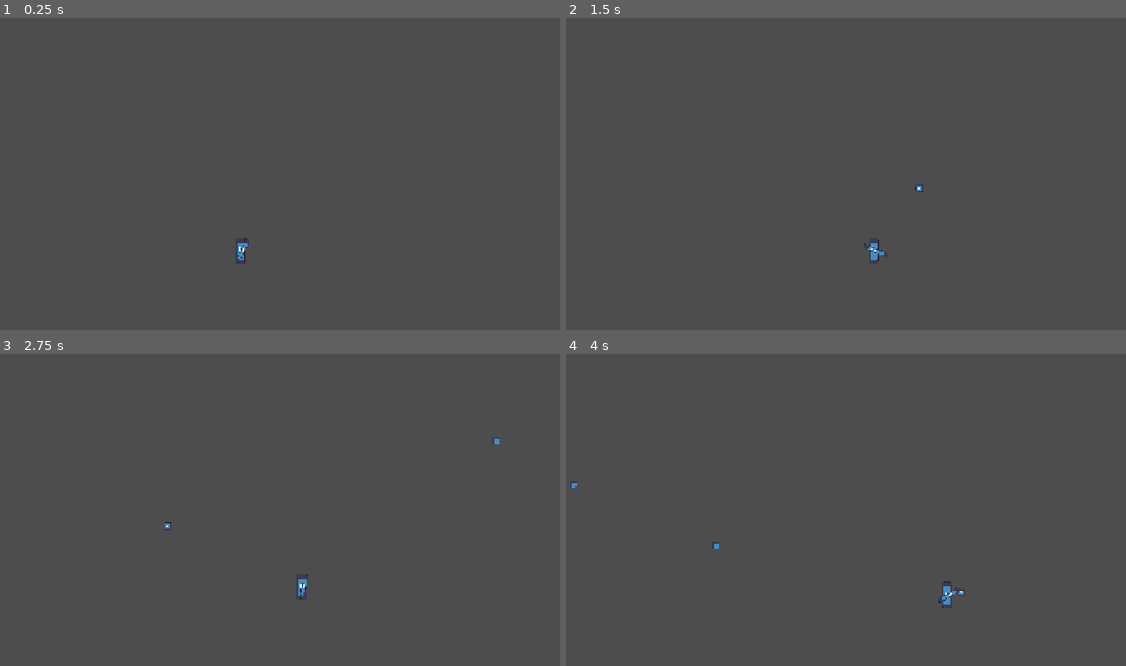
Above: before the commit, frames 1-4 (two rows, left to right).
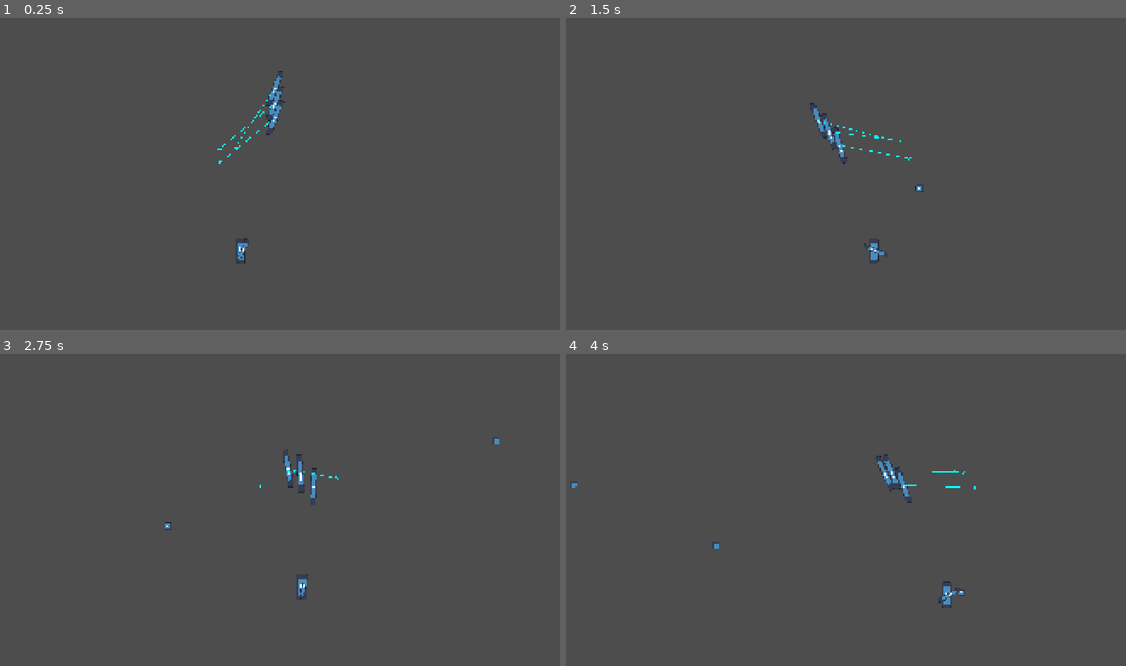
Above: after the commit, the same moments.

Repository: MrPanda05/proto-game
Game: Godot game, scene res://Levels/TestLevel.tscn
Same seed, same stepped clock (60 frames per second), same inputs: the game is played once before the commit and once after it. The engine's default icon, where the game draws it, is replaced by a stand-in: a white triangle on a blue panel in a dark square.
Inputs (mouse positions are in pixels of both pictures, inside the frame that each line leads up to):
- Up to frame 1 (0.25 s): no input
- Up to frame 2 (1.5 s): move the mouse to (969, 158) at 0.52 s; hold D (Right) from 0.53 s (still down); tap Q (AutoAim) at 0.6 s; tap W (Jump) at 0.77 s; move the mouse to (728, 189) at 1.27 s; click (728, 189) at 1.35 s
- Up to frame 3 (2.75 s): tap W (Jump) at 1.52 s; move the mouse to (336, 441) at 2.02 s; release D (Right) at 2.03 s; hold A (Left) from 2.03 s (still down); tap Q (AutoAim) at 2.1 s
- Up to frame 4 (4 s): move the mouse to (818, 572) at 2.77 s; release A (Left) at 2.78 s; hold D (Right) from 2.78 s (still down); click (818, 572) at 2.85 s; tap W (Jump) at 3.02, 3.77 s; move the mouse to (1014, 556) at 3.52 s; tap Q (AutoAim) at 3.6 s

The runs differ from the first frame. In frame 1, 0.3% of the frame differs, in the area x 38-51%, y 16-47%; in frame 2, 0.3%, in the area x 43-62%, y 27-47%; in frame 3, 0.2%; in frame 4, 0.3%.

Commit message:
Added wave mecanics

Diff:
--- a/Enemies/BaseEnemyBody.gd
+++ b/Enemies/BaseEnemyBody.gd
@@ -12,8 +12,10 @@
 @onready var _hurtBox: HurtboxComponent = $HurtboxComponent
 @onready var _hitBox: HitboxComponent = $HitboxComponent
 @onready var _healthComponent: HealthComponent = $HealthComponent
+@onready var _visual: Sprite2D = $Sprite2D
 
-@onready var _visual: Sprite2D = $Sprite2D
+signal OnDeath
+
 ## On Took damage
 func OnTookDamage(hitInfo: HitInfo):
 	print(hitInfo.damage)
@@ -36,6 +38,7 @@
 
 ## On enemy death
 func OnDied():
+	OnDeath.emit()
 	queue_free()
 	print("Died")
 
--- a/Levels/TestLevel.tscn
+++ b/Levels/TestLevel.tscn
@@ -1,6 +1,8 @@
 [gd_scene format=3 uid="uid://c15aodslnosfl"]
 
 [ext_resource type="PackedScene" uid="uid://c7elqjdqm6c6l" path="res://LePlayer/PlayerRig.tscn" id="2_iqcmb"]
+[ext_resource type="PackedScene" uid="uid://cljrt4netcee4" path="res://Waves/WaveManager.tscn" id="2_y1yrn"]
+[ext_resource type="Script" uid="uid://b02jmc3vrje8k" path="res://Upgrades/UpgradeCanvas.gd" id="3_y1yrn"]
 
 [sub_resource type="RectangleShape2D" id="RectangleShape2D_mgtjl"]
 size = Vector2(1931, 60)
@@ -119,3 +121,18 @@
 
 [node name="PlayerRig" parent="." unique_id=459224005 instance=ExtResource("2_iqcmb")]
 position = Vector2(832, 712)
+
+[node name="WaveManager" parent="." unique_id=664645533 instance=ExtResource("2_y1yrn")]
+position = Vector2(951, 298)
+
+[node name="UpgradeCanvas" type="CanvasLayer" parent="." unique_id=2054994791]
+script = ExtResource("3_y1yrn")
+
+[node name="Button" type="Button" parent="UpgradeCanvas" unique_id=354265569]
+offset_left = 904.0
+offset_top = 512.0
+offset_right = 1024.0
+offset_bottom = 543.0
+text = "Upgrade nigga"
+
+[connection signal="button_down" from="UpgradeCanvas/Button" to="UpgradeCanvas" method="OnButtonButtonDown"]
--- /dev/null
+++ b/Upgrades/UpgradeCanvas.gd
@@ -0,0 +1,18 @@
+class_name  UpgradeCanvas
+extends CanvasLayer
+
+
+@onready var _waveManager: WaveManager = $"../WaveManager"
+
+func _ready() -> void:
+	_waveManager.connect("OnWaveEnded", ShowUpgrades)
+	visible = false
+
+
+func ShowUpgrades():
+	visible = true
+
+
+func OnButtonButtonDown() -> void:
+	visible = false
+	_waveManager.NextWave()
--- /dev/null
+++ b/Waves/SpawnManager.gd
@@ -0,0 +1,36 @@
+class_name SpawnManager
+extends Node2D
+
+
+@onready var _waveManager: WaveManager = $".."
+
+@export var _testEnemy: PackedScene
+
+var _currentMaxEnemies: int = 0
+var _currentEnemies: int = 0
+
+var target: PlayerRig
+
+func _ready() -> void:
+	target = get_tree().get_first_node_in_group("Player")
+	_waveManager.connect("OnWaveStarted", Spawn)
+
+func OnEnemyDeath():
+	_currentEnemies -= 1
+	if(_currentEnemies == 0):
+		_waveManager.EndCurrentWave()
+		print("Wave ended")
+
+func Spawn(currentWave: int):
+	print("Spawning enemies")
+	_currentMaxEnemies = currentWave + 3
+	for i in range(_currentMaxEnemies):
+		print(i)
+		var instance:BaseEnemyBody = _testEnemy.instantiate()
+		instance.target = target
+		instance.freeze = true
+		instance.global_position = position
+		instance.freeze = false
+		add_child(instance)
+		_currentEnemies += 1
+		instance.connect("OnDeath", OnEnemyDeath)
--- /dev/null
+++ b/Waves/WaveManager.gd
@@ -0,0 +1,24 @@
+class_name WaveManager
+extends Node2D
+
+
+var currentWave: int = 0
+
+signal OnWaveStarted(wave: int)
+signal OnWaveEnded
+
+
+func StartWave():
+	print("Starting wave")
+	OnWaveStarted.emit(currentWave)
+
+func EndCurrentWave():
+	currentWave += 1
+	OnWaveEnded.emit()
+
+func NextWave():
+	OnWaveStarted.emit(currentWave)
+	print("new wave")
+
+func _ready() -> void:
+	StartWave()
--- /dev/null
+++ b/Waves/WaveManager.tscn
@@ -0,0 +1,12 @@
+[gd_scene format=3 uid="uid://cljrt4netcee4"]
+
+[ext_resource type="Script" uid="uid://d1kiskl1h3nne" path="res://Waves/WaveManager.gd" id="1_5ek8w"]
+[ext_resource type="Script" uid="uid://beycrt3omrveu" path="res://Waves/SpawnManager.gd" id="2_ts7pw"]
+[ext_resource type="PackedScene" uid="uid://5cwu0a4dg53u" path="res://Enemies/Examples/TestEnemyRigid.tscn" id="3_hn5xa"]
+
+[node name="WaveManager" type="Node2D" unique_id=664645533 groups=["WaveManager"]]
+script = ExtResource("1_5ek8w")
+
+[node name="SpawnManager" type="Node2D" parent="." unique_id=110599959]
+script = ExtResource("2_ts7pw")
+_testEnemy = ExtResource("3_hn5xa")
--- a/project.godot
+++ b/project.godot
@@ -42,6 +42,7 @@
 OneWays="One ways platform"
 Player=""
 Enemy=""
+WaveManager=""
 
 [input]
 
Not shown, added: Upgrades/UpgradeCanvas.gd.uid
Not shown, added: Waves/SpawnManager.gd.uid
Not shown, added: Waves/WaveManager.gd.uid
